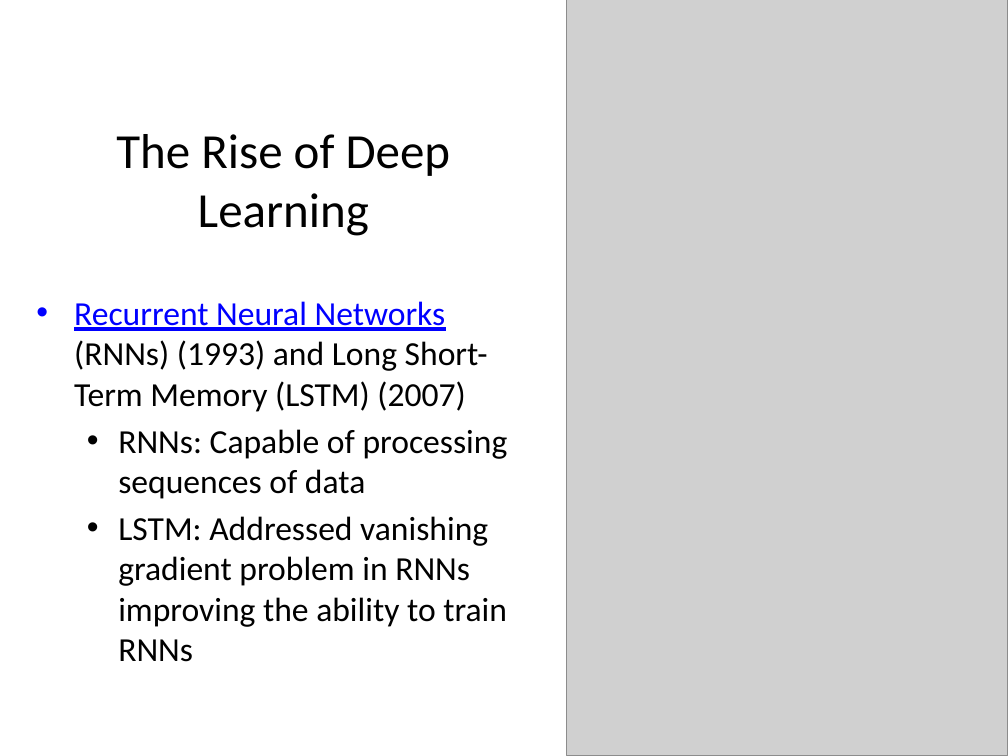
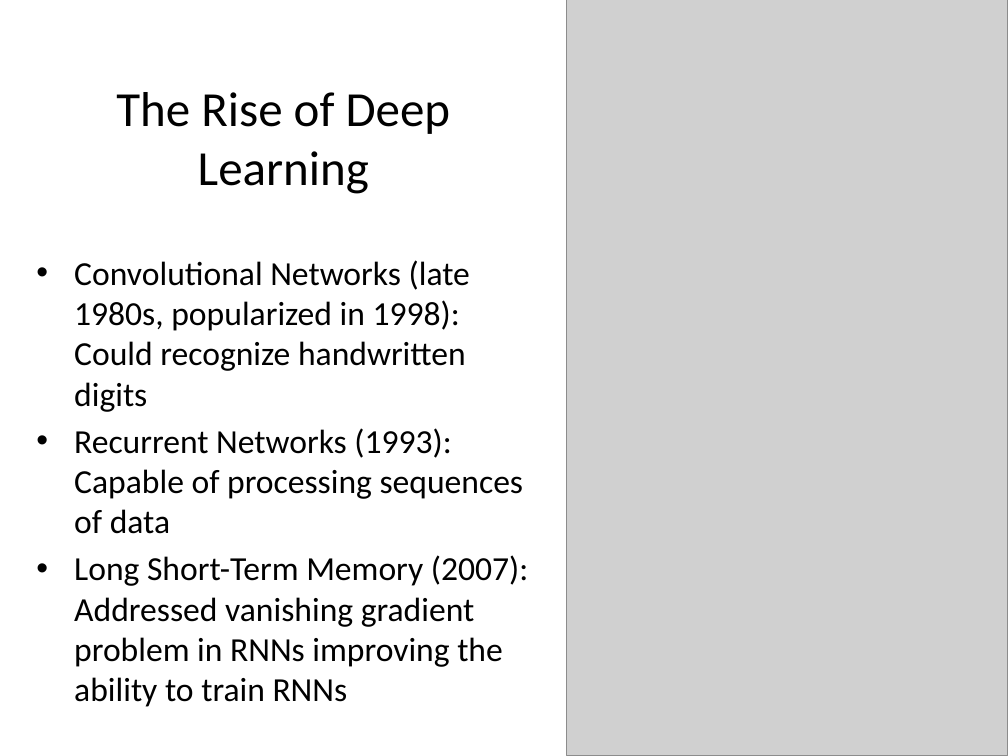
Before and after one commit to Chelsea-Myers/AIE_Presentations, a slide deck: slide 12 of AI Learning Systems.pptx. Drawn at 1008x756 pixels with LibreOffice and Linux fonts; fonts in the diff are those of the drawing; grey boxes stand for pictures. Boxes give left, top, right and bottom in pixels: in the first picture for what was removed or moved away, otherwise in the second. Text is boxed around its words. In the diff, an @@ line names an element or a change of style, - is before the commit and + after.

Commit message:
Update learning model presentation

```diff
--- a/AI Learning Systems.pptx
+++ b/AI Learning Systems.pptx
@@ title "The Rise of Deep Learning": place and size @@
-title "The Rise of Deep Learning" at [116,134,451,236]
+title "The Rise of Deep Learning" at [116,92,451,194]
@@ text at [74,260,528,707]: text changed @@
-• Recurrent Neural Networks (RNNs) (1993) and Long Short-Term Memory (LSTM) (2007)
-  • RNNs: Capable of processing sequences of data
-  • LSTM: Addressed vanishing gradient problem in RNNs improving the ability to train RNNs
+• Convolutional Networks (late 1980s, popularized in 1998): Could recognize handwritten digits
+• Recurrent Networks (1993): Capable of processing sequences of data
+• Long Short-Term Memory (2007): Addressed vanishing gradient problem in RNNs improving the ability to train RNNs
```
Also in this commit, not shown: 8 other slides changed, 1 other file.
